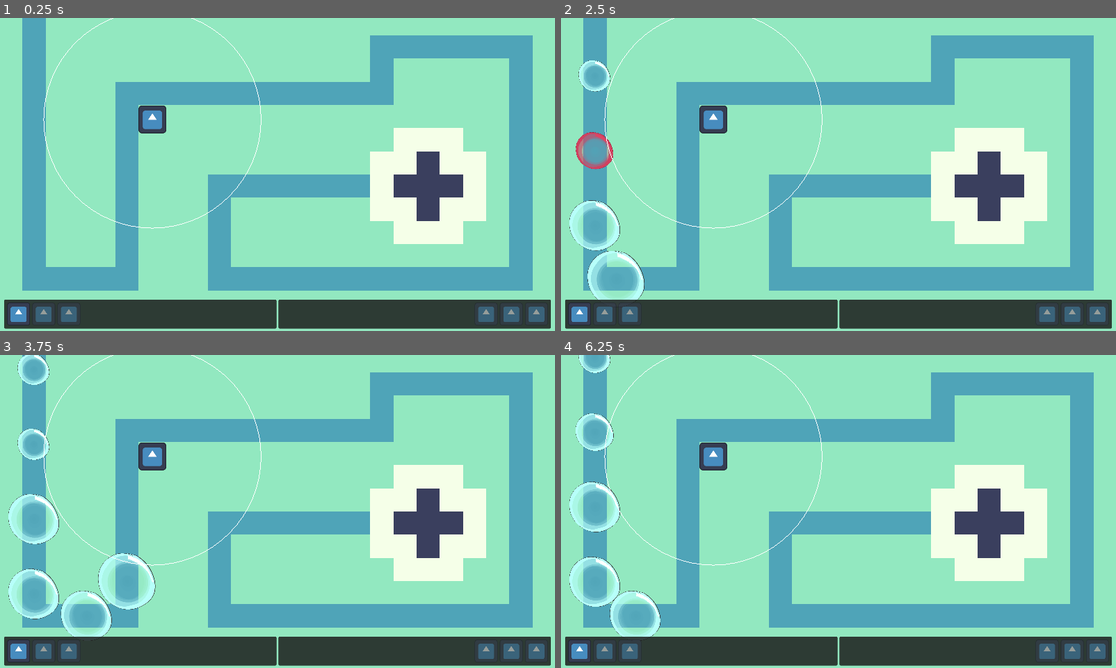
Above: before the commit, frames 1-4 (two rows, left to right).
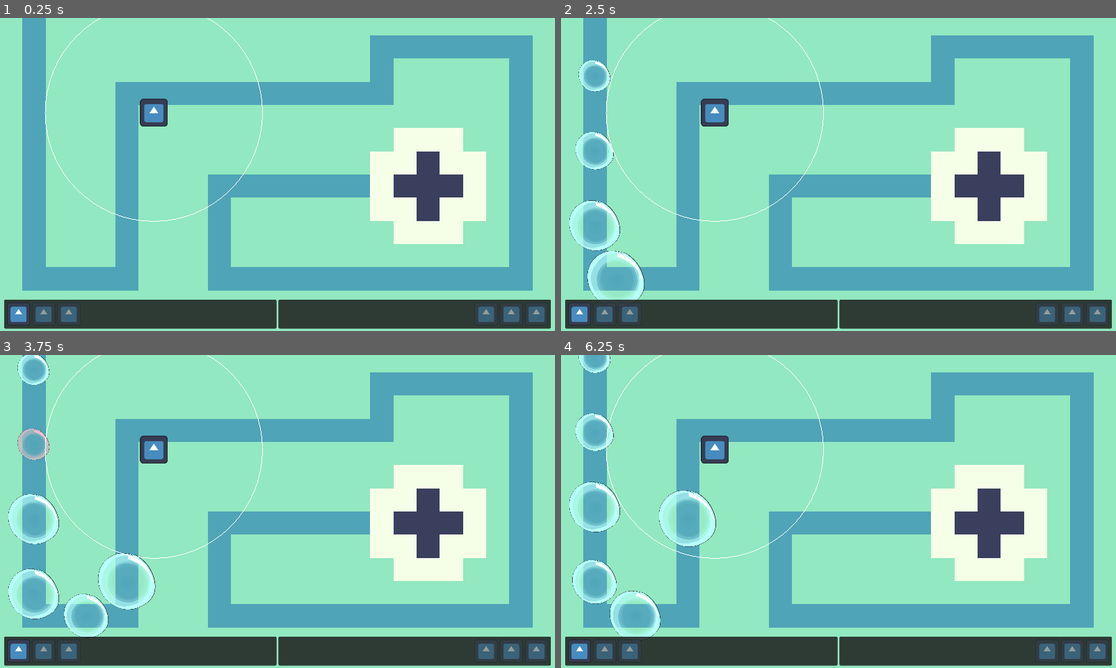
Above: after the commit, the same moments.

Repository: JustPause/GameJam2025
Game: Godot game, scene res://Scene/Green Lands.tscn
Same seed, same stepped clock (60 frames per second), same inputs: the game is played once before the commit and once after it. The engine's default icon, where the game draws it, is replaced by a stand-in: a white triangle on a blue panel in a dark square. Sound files missing from this copy of the repository are replaced by a short silence.
Inputs (mouse positions are in pixels of both pictures, inside the frame that each line leads up to):
- Up to frame 1 (0.25 s): no input
- Up to frame 2 (2.5 s): tap Enter at 0.5 s; move the mouse to (960, 158) at 0.52 s; click (960, 158) at 0.67 s; tap Space at 0.77, 1.52 s; move the mouse to (727, 190) at 1.27 s; click (727, 190) at 1.42 s; move the mouse to (894, 105) at 2.02 s; click (894, 105) at 2.17 s
- Up to frame 3 (3.75 s): move the mouse to (249, 574) at 2.77 s; click (249, 574) at 2.92 s; tap Space at 3.02 s; move the mouse to (444, 558) at 3.52 s; click (444, 558) at 3.67 s
- Up to frame 4 (6.25 s): tap Space at 3.77, 4.52, 6.02 s; move the mouse to (672, 464) at 4.27 s; click (672, 464) at 4.42 s; move the mouse to (866, 511) at 5.02 s; click (866, 511) at 5.17 s; move the mouse to (755, 433) at 5.77 s; click (755, 433) at 5.92 s

The runs differ from the first frame. In frame 1, 0.8% of the frame differs, in the area x 7-48%, y 0-68%; in frame 2, 1.2%; in frame 3, 1.5%; in frame 4, 2.1%, in the area x 1-48%, y 0-81%.
Error after the commit: Invalid call. Nonexistent function 'get_clicked_tile' in base 'Node2D (Map.gd)'. (res://Scene/Green)

Commit message:
Back to work

Diff:
--- a/Scene/Green Lands.tscn
+++ b/Scene/Green Lands.tscn
@@ -1,12 +1,10 @@
-[gd_scene load_steps=11 format=4 uid="uid://vg7ige6kku6i"]
+[gd_scene load_steps=10 format=4 uid="uid://vg7ige6kku6i"]
 
 [ext_resource type="Script" path="res://Code/Map.gd" id="1_putcg"]
 [ext_resource type="Texture2D" uid="uid://dv7bp8snjam25" path="res://Assets/Water.png" id="1_tpi1q"]
 [ext_resource type="PackedScene" uid="uid://dkk5x4jq0j1mv" path="res://Scene/UI.tscn" id="1_vwbbn"]
 [ext_resource type="Script" path="res://Code/enemy_spawner.gd" id="2_ygyud"]
-[ext_resource type="PackedScene" uid="uid://deujg343ccqv8" path="res://entities/turret/air_blower.tscn" id="4_vwxgj"]
-[ext_resource type="AudioStream" uid="uid://yk8delyoc4hj" path="res://Assets/battle soundtrack demo1.mp3" id="5_p6563"]
-[ext_resource type="AudioStream" uid="uid://dr33lg3ny5mhb" path="res://Assets/ambience.mp3" id="6_474er"]
+[ext_resource type="PackedScene" uid="uid://bij4g4evagrt2" path="res://entities/turret/air_blower.tscn" id="4_vwxgj"]
 
 [sub_resource type="TileSetAtlasSource" id="TileSetAtlasSource_3f5yi"]
 texture = ExtResource("1_tpi1q")
@@ -28,6 +26,43 @@
 }
 point_count = 11
 
+[sub_resource type="GDScript" id="GDScript_np2gt"]
+script/source = "extends Node2D
+
+var node : Node2D
+const GRID_SIZE = Vector2(32, 32)
+var turret=[]
+
+func _ready() -> void:
+	node=get_parent().get_node(\"Map\")
+	snap_to_grid()
+
+
+func _process(delta: float) -> void:
+	pass
+
+func snap_to_grid():
+	position = position.snapped(GRID_SIZE)
+	print(position)
+
+func add_sprite_to_grid(turret_name, grid_position: Vector2):
+	var turret = turret_name.instance()
+
+	turret.position = grid_position * GRID_SIZE
+
+	add_child(turret)
+
+func _input(event: InputEvent) -> void:
+	if event is InputEventMouseButton and event.button_index == MOUSE_BUTTON_LEFT and event.pressed:
+		#var mouse_pos = node.get_global_mouse_position()
+		var tile = node.get_clicked_tile()
+
+
+
+		#add_sprite_to_grid(AirBlower,tile)
+		print(tile)
+"
+
 [node name="Node2D" type="Node2D"]
 
 [node name="Map" type="Node2D" parent="."]
@@ -43,6 +78,12 @@
 tile_map_data = PackedByteArray("AAABAAAAAAABAAEAAAABAAEAAAABAAEAAAABAAIAAAABAAEAAAABAAMAAAABAAEAAAABAAQAAAABAAEAAAABAA …(1136 unchanged characters)…
 tile_set = SubResource("TileSet_ierxv")
 
+[node name="EnemyPath" type="Path2D" parent="Map"]
+scale = Vector2(0.333333, 0.333333)
+curve = SubResource("Curve2D_5xwdy")
+script = ExtResource("2_ygyud")
+spawn_time_interval = null
+
 [node name="Casele" type="TileMapLayer" parent="Map"]
 tile_map_data = PackedByteArray("AAAQAAgAAAAAAAAAAAARAAgAAAAAAAAAAAARAAkAAAAAAAAAAAASAAkAAAAAAAAAAAATAAkAAAAAAAAAAAATAA …(256 unchanged characters)…
 tile_set = SubResource("TileSet_ierxv")
@@ -50,19 +91,12 @@
 [node name="Buldings" type="TileMapLayer" parent="Map"]
 tile_set = SubResource("TileSet_ierxv")
 
-[node name="EnemyPath" type="Path2D" parent="Map"]
-scale = Vector2(0.333333, 0.333333)
-curve = SubResource("Curve2D_5xwdy")
-script = ExtResource("2_ygyud")
-spawn_time_interval = null
+[node name="Buildings" type="Node2D" parent="."]
+position = Vector2(-258.999, -114)
+scale = Vector2(3, 3)
+script = SubResource("GDScript_np2gt")
 
-[node name="AirBlower" parent="Map" instance=ExtResource("4_vwxgj")]
-position = Vector2(105.667, 74)
-
-[node name="AudioStreamPlayer" type="AudioStreamPlayer" parent="Map"]
-stream = ExtResource("5_p6563")
-autoplay = true
-parameters/looping = true
+[node name="AirBlower" parent="Buildings" instance=ExtResource("4_vwxgj")]
 
 [node name="Camera2D" type="Camera2D" parent="."]
 
@@ -73,9 +107,3 @@
 offset_bottom = 328.0
 size_flags_vertical = 1
 metadata/_edit_use_anchors_ = true
-
-[node name="Ambience" type="AudioStreamPlayer" parent="."]
-stream = ExtResource("6_474er")
-volume_db = -12.18
-autoplay = true
-parameters/looping = true
